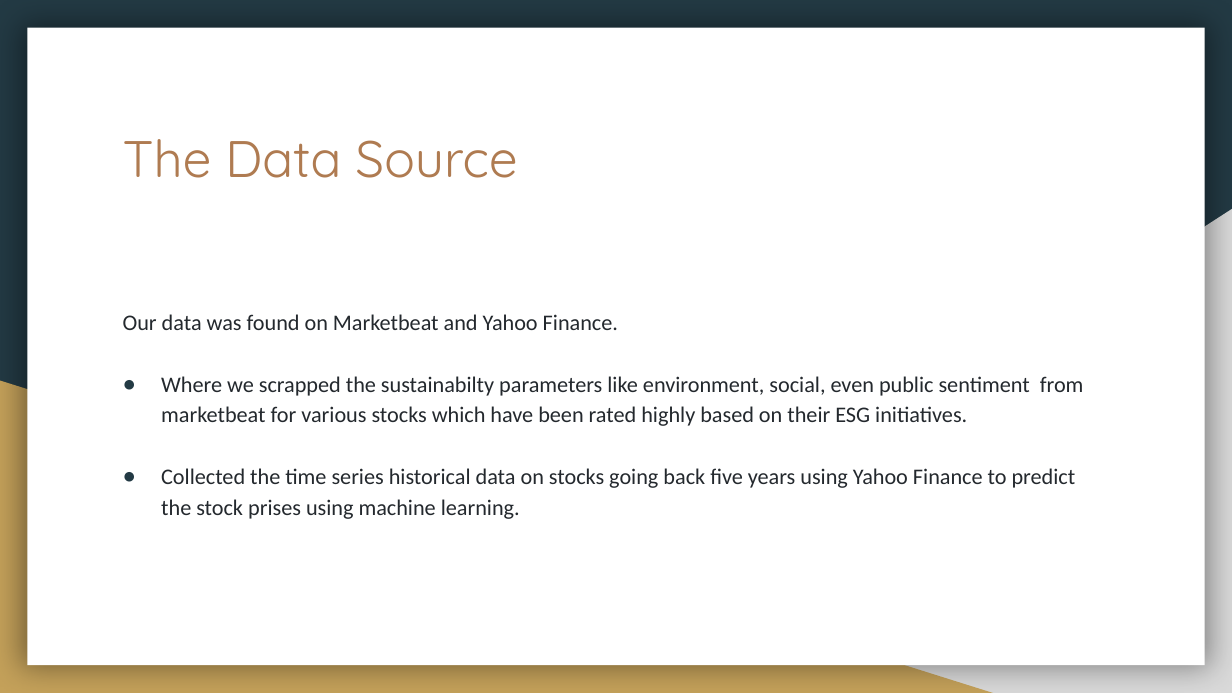
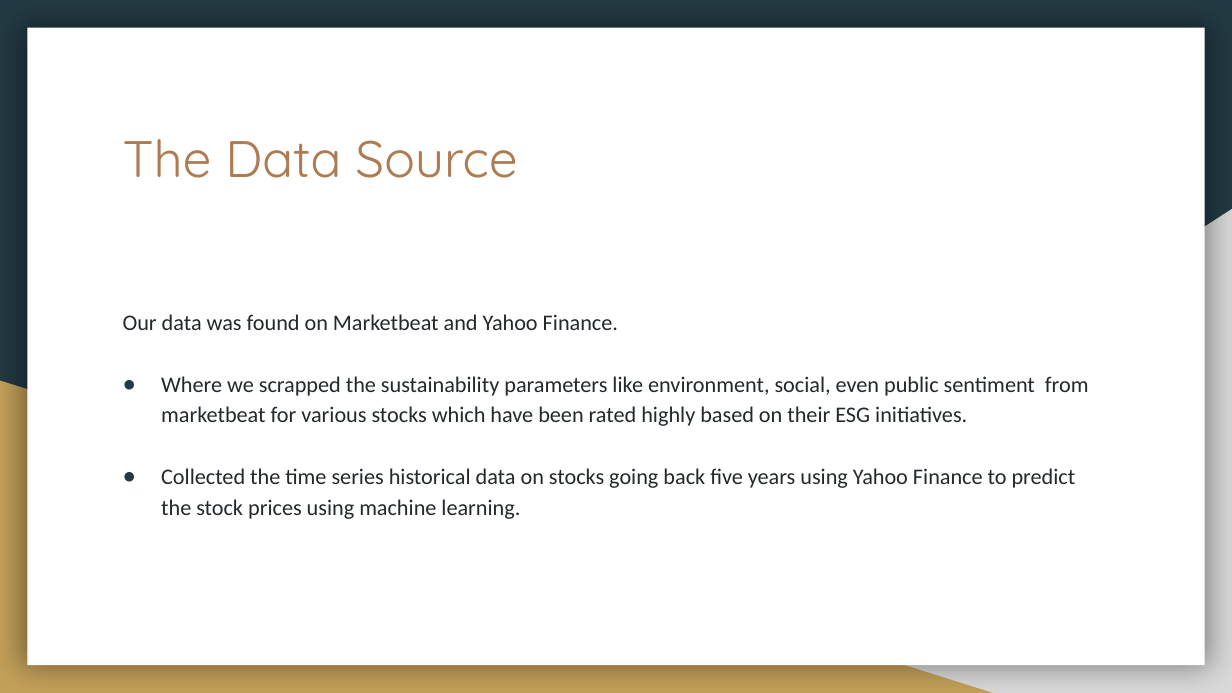
Before and after one commit to sucharita1/ESG_investing_analysis, a slide deck: slide 5 of ESG_Slides.pptx (slide 4 before the commit). Drawn at 1232x693 pixels with LibreOffice and Linux fonts; fonts in the diff are those of the drawing. Boxes give left, top, right and bottom in pixels: in the first picture for what was removed or moved away, otherwise in the second. Text is boxed around its words. In the diff, an @@ line names an element or a change of style, - is before the commit and + after.

```diff
--- a/ESG_Slides.pptx
+++ b/ESG_Slides.pptx
@@ text at <box>161,376,1089,519</box>: text changed @@
-● Where we scrapped the sustainabilty parameters like environment, social, even public sentiment from marketbeat for various stocks which have been rated highly based on their ESG initiatives.
-● Collected the time series historical data on stocks going back five years using Yahoo Finance to predict the stock prises using machine learning.
+● Where we scrapped the sustainability parameters like environment, social, even public sentiment from marketbeat for various stocks which have been rated highly based on their ESG initiatives.
+● Collected the time series historical data on stocks going back five years using Yahoo Finance to predict the stock prices using machine learning.
```
Also in this commit, not shown: 1 other slide changed, 1 other file.
